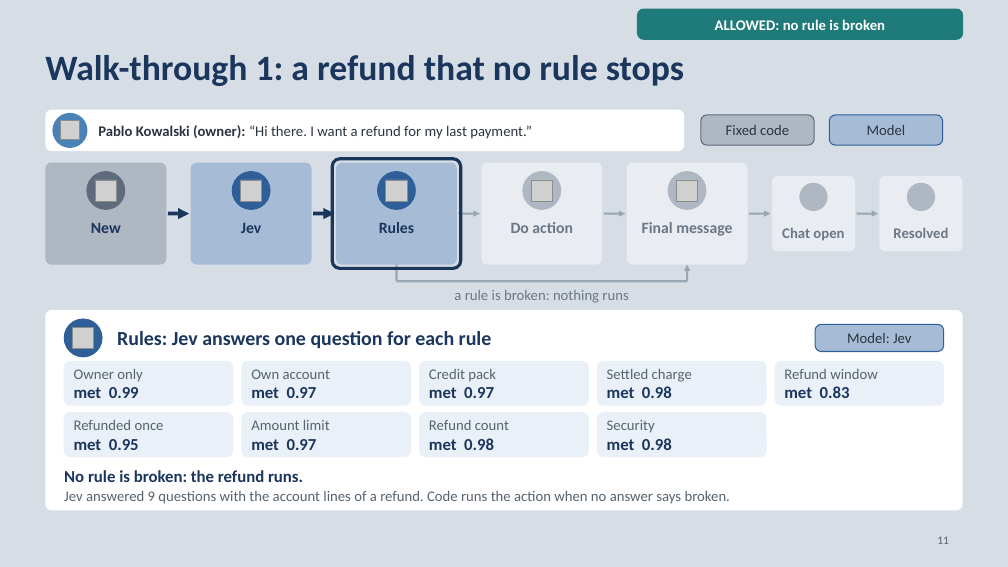
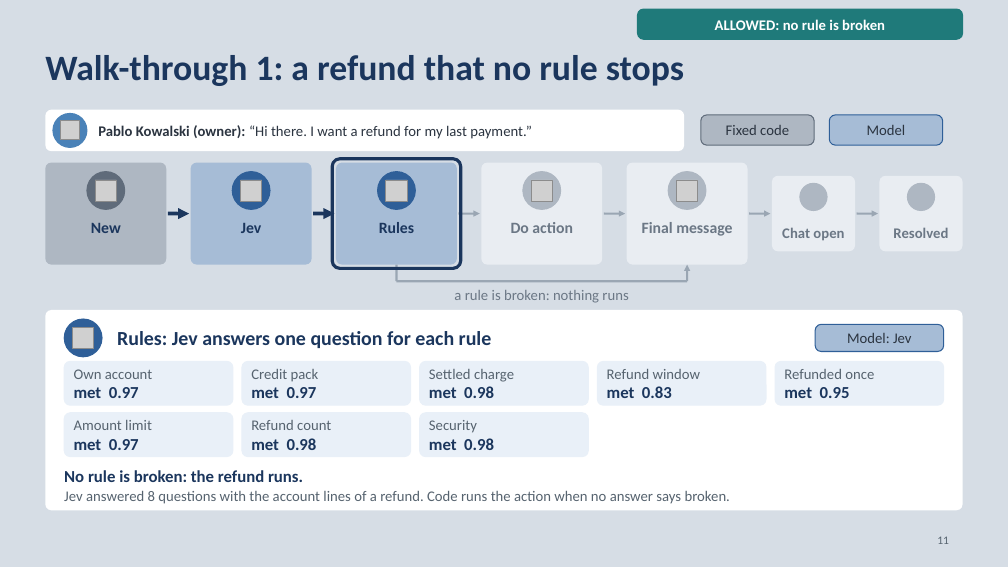
Before and after one commit to neilonthesky/english-presentation, a slide deck: slide 11 of slides/deck.pptx. Drawn at 1008x567 pixels with LibreOffice and Linux fonts; fonts in the diff are those of the drawing; grey boxes stand for pictures; background and template pictures are left out. Boxes give left, top, right and bottom in pixels: in the first picture for what was removed or moved away, otherwise in the second. Text is boxed around its words. In the diff, an @@ line names an element or a change of style, - is before the commit and + after.

```diff
--- a/slides/deck.pptx
+++ b/slides/deck.pptx
@@ text in rounded rectangle at box(74, 369, 152, 398): text changed @@
-Owner only
-met 0.99
+Own account
+met 0.97
@@ text in rounded rectangle at box(251, 369, 319, 382): text changed @@
-Own account
+Credit pack
@@ text in rounded rectangle at box(429, 369, 514, 398): text changed @@
-Credit pack
-met 0.97
+Settled charge
+met 0.98
@@ text in rounded rectangle at box(607, 369, 701, 398): text changed @@
-Settled charge
-met 0.98
+Refund window
+met 0.83
@@ text in rounded rectangle at box(784, 369, 874, 398): text changed @@
-Refund window
-met 0.83
+Refunded once
+met 0.95
@@ rounded rectangle removed at box(597, 413, 766, 457) @@
-Security
-met 0.98
@@ text in rounded rectangle at box(74, 420, 152, 450): text changed @@
-Refunded once
-met 0.95
+Amount limit
+met 0.97
@@ text in rounded rectangle at box(251, 420, 331, 450): text changed @@
-Amount limit
-met 0.97
+Refund count
+met 0.98
@@ text in rounded rectangle at box(429, 420, 477, 433): text changed @@
-Refund count
+Security
@@ text at box(64, 491, 730, 504): text changed @@
-Jev answered 9 questions with the account lines of a refund. Code runs the action when no answer says broken.
+Jev answered 8 questions with the account lines of a refund. Code runs the action when no answer says broken.
```
Also in this commit, not shown: 9 other slides changed, 1 slide added, 1 slide removed, 34 other files.
